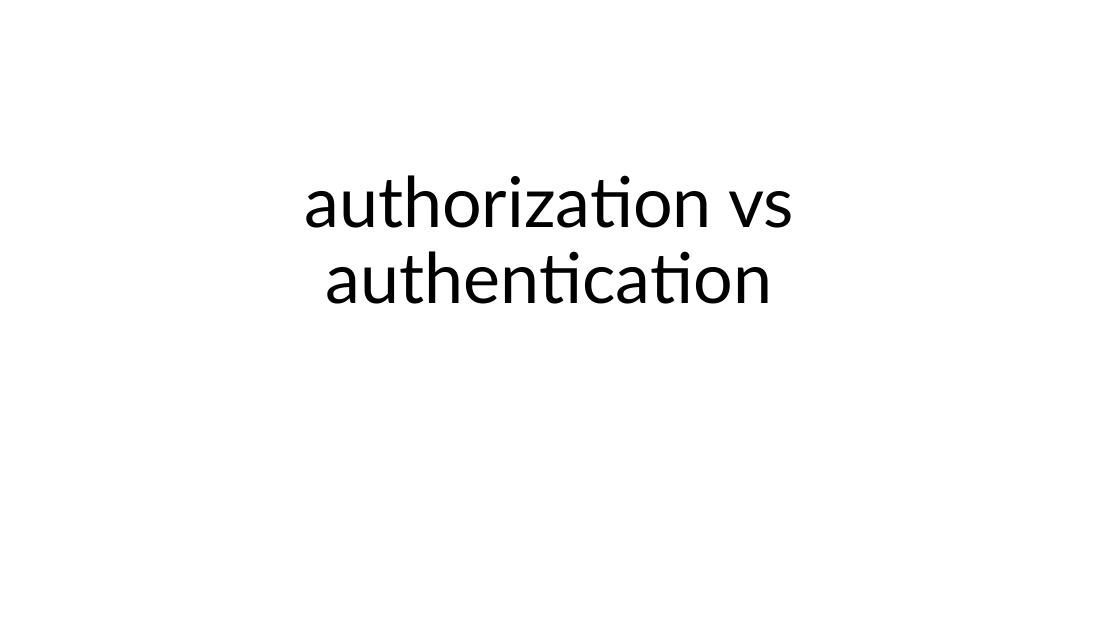
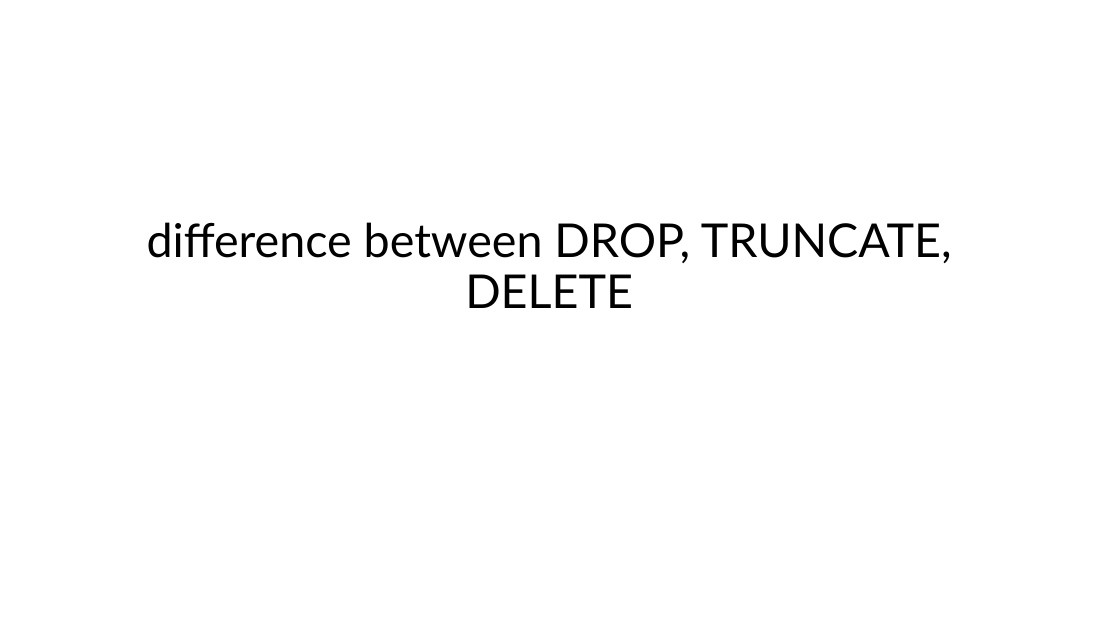
Before and after one commit to Ibarhim3zazy/EraaSoft-Assignments-Ibrahim3zazy, a slide deck: slide 1 of files/Session_8_Ibrahim3zazy/Tasks/Searches/difference between DROP, TRUNCATE, DELETE.pptx. Drawn at 1120x630 pixels with LibreOffice and Linux fonts; fonts in the diff are those of the drawing. Boxes give left, top, right and bottom in pixels: in the first picture for what was removed or moved away, otherwise in the second. Text is boxed around its words. In the diff, an @@ line names an element or a change of style, - is before the commit and + after.

```diff
--- a/files/Session_8_Ibrahim3zazy/Tasks/Searches/difference between DROP, TRUNCATE, DELETE.pptx
+++ b/files/Session_8_Ibrahim3zazy/Tasks/Searches/difference between DROP, TRUNCATE, DELETE.pptx
@@ title at (147,222,952,308): text changed; size 60 to 40 pt @@
-authorization vs authentication
+difference between DROP, TRUNCATE, DELETE
```
Also in this commit, not shown: 1 slide added, 1 slide removed, 11 other files.
